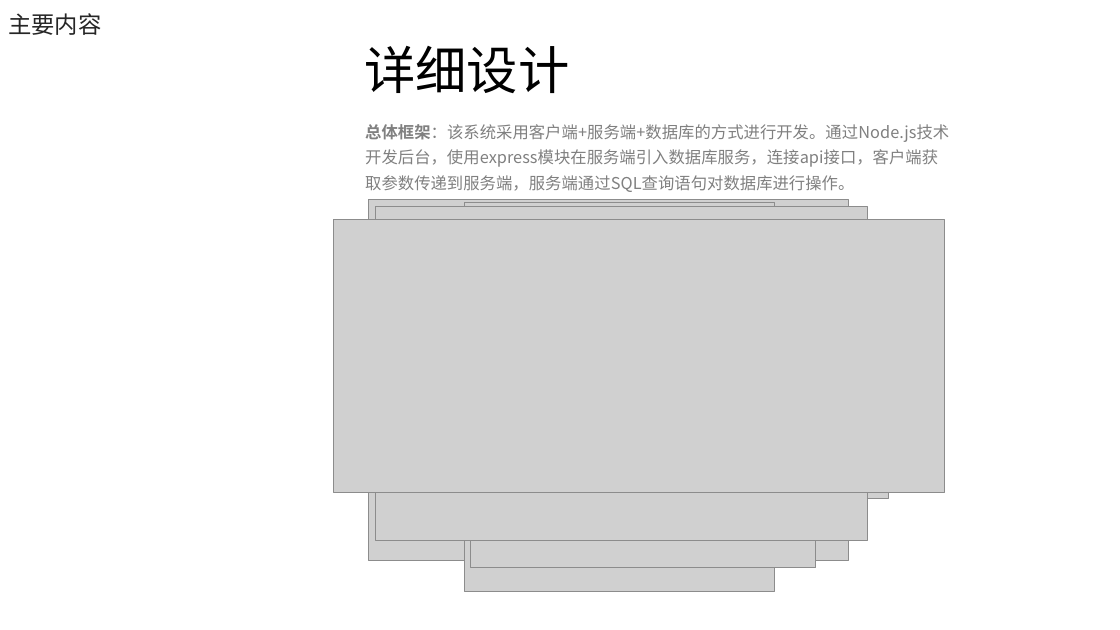
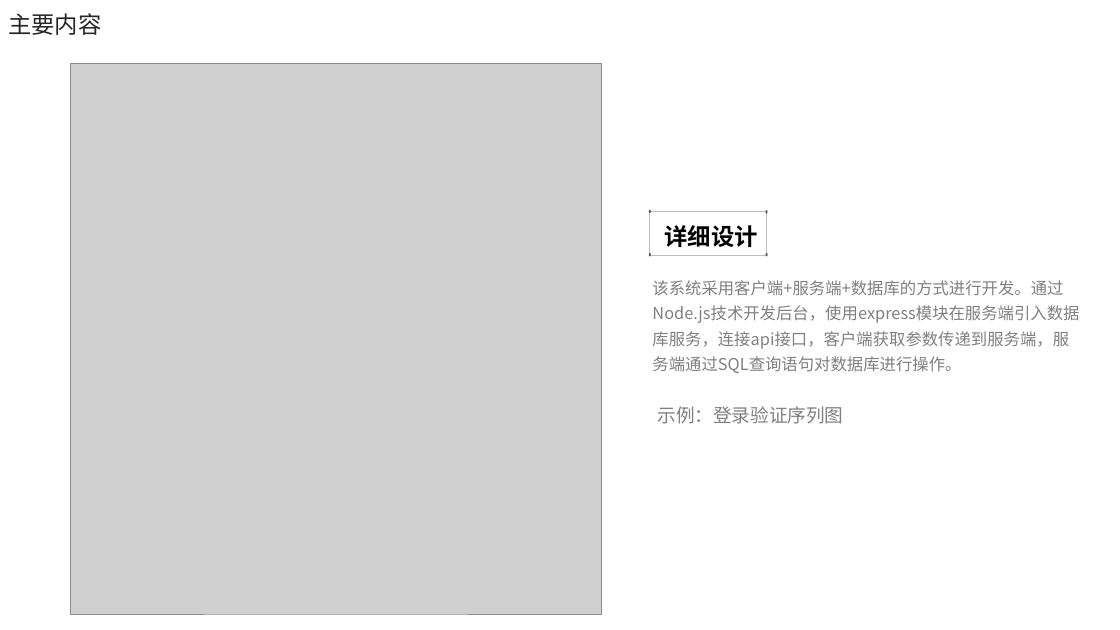
Before and after one commit to electronic-shopping-mall/liuyue, a slide deck: slide 12 of 答辩PPT.pptx (slide 11 before the commit). Drawn at 1120x630 pixels with LibreOffice and Linux fonts; fonts in the diff are those of the drawing; grey boxes stand for pictures; background and template pictures are left out. Boxes give left, top, right and bottom in pixels: in the first picture for what was removed or moved away, otherwise in the second. Text is boxed around its words. In the diff, an @@ line names an element or a change of style, - is before the commit and + after.

```diff
--- a/答辩PPT.pptx
+++ b/答辩PPT.pptx
@@ picture added at <box>71,64,602,615</box> @@
@@ picture removed at <box>369,200,849,561</box> @@
@@ picture removed at <box>376,207,868,540</box> @@
@@ picture removed at <box>465,202,776,592</box> @@
@@ picture removed at <box>471,207,817,568</box> @@
@@ picture removed at <box>334,219,944,492</box> @@
@@ picture removed at <box>369,224,842,514</box> @@
@@ text "详细设计": place and size @@
-text "详细设计" at <box>364,46,569,93</box>
+text "详细设计" at <box>665,225,758,247</box>
@@ text "详细设计" at <box>665,225,758,247</box>: size 44 to 20 pt, bold on @@
@@ group added at <box>649,210,767,256</box>: 4 ellipses, 1 rectangle @@
@@ picture removed at <box>390,240,888,499</box> @@
@@ text at <box>652,280,1079,373</box>: text changed @@
-总体框架：该系统采用客户端+服务端+数据库的方式进行开发。通过Node.js技术开发后台，使用express模块在服务端引入数据库服务，连接api接口，客户端获取参数传递到服务端，服务端通过SQL查询语句对数据库进行操作。
+该系统采用客户端+服务端+数据库的方式进行开发。通过Node.js技术开发后台，使用express模块在服务端引入数据库服务，连接api接口，客户端获取参数传递到服务端，服务端通过SQL查询语句对数据库进行操作。
@@ text added at <box>658,406,844,424</box>, 16 pt, text #808080 @@
+示例：登录验证序列图
```
Also in this commit, not shown: 1 other slide changed, 4 slides added, 4 slides removed.
